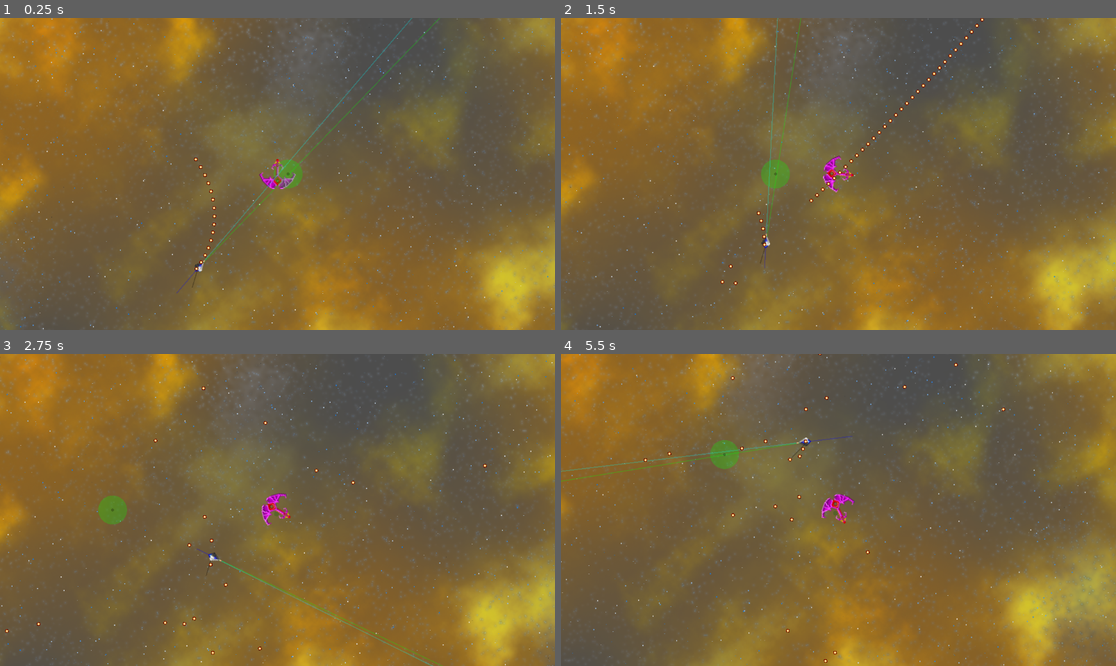
Above: before the commit, frames 1-4 (two rows, left to right).
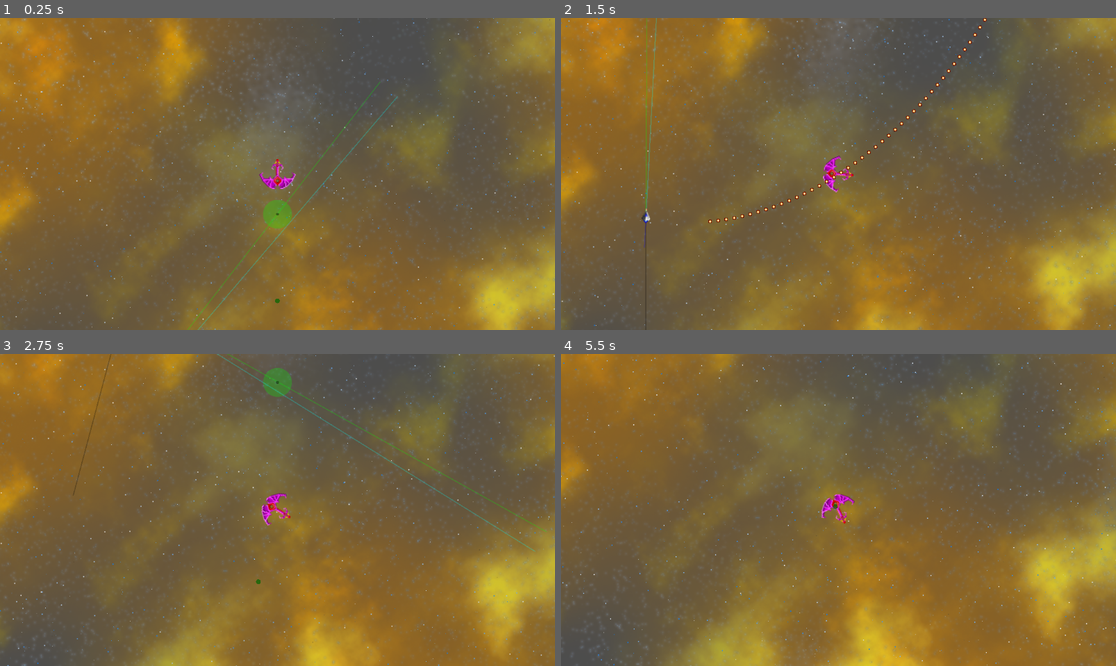
Above: after the commit, the same moments.

Repository: jorisvddonk/after-the-doctrinal-conflict
Game: Godot game, scene res://main.tscn
Two runs of this game, one before a commit and one after it. Both use one fixed random seed, a clock stepped at 60 frames per second and the inputs below.
Inputs:
- Up to frame 1 (0.25 s): no input
- Up to frame 2 (1.5 s): tap Enter at 0.5, 1.35 s; hold D 0.53-1.28 s; hold Enter 0.53-1.28 s; tap Space at 0.77 s; hold A from 1.28 s (still down)
- Up to frame 3 (2.75 s): tap Space at 1.52 s; release A at 2.03 s; hold D from 2.03 s (still down); hold Enter from 2.03 s (still down)
- Up to frame 4 (5.5 s): release D at 2.78 s; release Enter at 2.78 s; hold W 2.78-3.53 s; tap Enter at 2.85, 4.35 s; tap Space at 3.02, 3.77, 4.52 s; hold Enter 3.53-4.28 s; hold A from 3.53 s (still down); hold Enter from 5.03 s (still down)

The runs differ from the first frame. In frame 1, 9.0% of the frame differs, in the area x 0-100%, y 0-100%; in frame 2, 3.9%; in frame 3, 15%; in frame 4, 21%.

Commit message:
several improvements to ship AI; fixed the odd 'glitch' where it would occasionally flip out with target tracking completely

Diff:
--- a/src/Ship3.gd
+++ b/src/Ship3.gd
@@ -23,6 +23,8 @@
 var selfRelShootVec
 var targetRelVec
 
+var debugpoints = []
+
 func _ready():
 	pass
 
@@ -44,34 +46,32 @@
 	# Calculate the distance between the target and P1 (DPT1), and the distance between the target and P2 (DPT2).
 	# If DPT1 > DPT2, our shot is 'leading'
 	# If DPT2 > DPT1, our shot is 'trailing' (lagging)
-	# Regardless of leading of ladding, we turn towards P2.
+	# Regardless of leading of lagging, we turn towards P2.
 
-	#var selfShootVec = Vector2(0, -(velocity.length() + shootBaseSpeed)).rotated(rotation)
 	var targetPos = target.position
+	var targetRelPos = target.position - position
 	var targetVec = target.velocity
 	targetRelVec = target.velocity - velocity
-	selfShootVec = targetVec * 1 + (Vector2(0, -shootBaseSpeed).rotated(rotation))
+	selfShootVec = (Vector2(0, -shootBaseSpeed).rotated(rotation))
 	selfRelShootVec = targetRelVec * 1 + (Vector2(0, -shootBaseSpeed).rotated(rotation))
 	var is_truly_stationary = false
+	var forwards = Vector2.UP.rotated(rotation)
 
 	if targetVec.length() == 0:
 		is_truly_stationary = true
 		targetVec = Vector2.UP.normalized() * 0.1
 
-	P1 = self.intersect(position, selfShootVec, targetPos, targetVec)
+	P1 = self.intersect(position, selfShootVec * 1000, targetPos, targetVec * 1000)
 	if P1 != null:
 		intercepting = false
 		var secondsUntilShotAtP1 = (P1 - position).length() / selfShootVec.length() # we can only do this because we know P1 is on our shoot vector
 		var P2_rel = (targetRelVec * secondsUntilShotAtP1) # P2, but relative to the target ship's own center (as origin)
 		P2 = P2_rel + targetPos
-		var DPT1 = (P1 - targetPos).length()
-		var DPT2 = (P2 - targetPos).length()
 		var z = abs((P1 - P2).length())
-		if z < 300: # TODO: also shoot if the current shoot vector intersects with the target ship AND the shoot vector and this ship's rotation vector are very close to each other
+		var moveCorrection = self.turn_to(P2, 1)
+		var angleBetween = forwards.angle_to(selfShootVec)
+		if secondsUntilShotAtP1 > 0 && (z < 30): # TODO: also shoot if the current shoot vector intersects with the target ship AND the shoot vector and this ship's rotation vector are very close to each other
 			emit_signal("shoot", shootBaseSpeed, null)
-			self.turn_to(P2, 1)
-		else:
-			self.turn_to(P2, 1)
 
 	else:
 		P2 = null
@@ -83,8 +83,6 @@
 		self.turn_to(targetIntercept, 1)
 
 	if isFacingTarget && distancePID.getError() < -70:
-		#pass
-		#print("thrust")
 		self.thrust(1, delta)
 
 	position += velocity * delta
@@ -94,12 +92,12 @@
 		var turn_angle = Vector2.UP.rotated(rotation).angle_to(targetPos - self.position)
 		var turn_angle_c = clamp(turn_angle, -PI * rotationSpeed, PI * rotationSpeed) as float
 		if !is_nan(turn_angle):
-			print(turn_angle_c)
 			rotation += turn_angle_c * angle_mod
+			return turn_angle_c
 
 func intersect(pos1, vec1, pos3, vec3):
-	var pos2 = pos1 + (vec1.normalized() * 1)
-	var pos4 = pos3 + (vec3.normalized() * 1)
+	var pos2 = pos1 + vec1
+	var pos4 = pos3 + vec3
 	var x1 = pos1.x
 	var y1 = pos1.y
 	var x2 = pos2.x
@@ -120,8 +118,8 @@
 	var ua = ((x4 - x3) * (y1 - y3) - (y4 - y3) * (x1 - x3)) / denominator
 	var ub = ((x2 - x1) * (y1 - y3) - (y2 - y1) * (x1 - x3)) / denominator
 
-	#if (ua < 0 || ua > 1 || ub < 0 || ub > 1):
-	#	return null # line is outside of the line segments defined by pos1-pos2 and pos3-pos4
+	if (ua < 0): # if the point is behind pos1->pos2, ignore
+		return null
 
 	return Vector2(x1 + ua * (x2 - x1), y1 + ua * (y2 - y1))
 
@@ -135,20 +133,29 @@
 func _draw():
 	if showDebugInfo:
 		var inv = get_global_transform().inverse()
+		var forwards = Vector2.UP.rotated(rotation)
 		if selfShootVec != null:
 			draw_set_transform(Vector2.ZERO, inv.get_rotation(), Vector2.ONE) # undo global rotation
 			draw_line(Vector2.ZERO, selfShootVec, Color(0,1,0,0.25), 2.0)
 		if P1 != null:
 			draw_set_transform(inv.origin, inv.get_rotation(), Vector2.ONE) # undo global rotation and position
-			draw_circle(P1, 30, Color.YELLOW if intercepting else Color(0,1,0,0.25))
+			draw_circle(P1, 30, Color(1,1,0,0.25) if intercepting else Color(0,1,0,0.25))
 			if P2 != null:
-				draw_circle(P2, 5, Color(0, 0.4, 0, 0.25))
-				draw_circle(P1, 3, Color(0, 0, 0, 0.25))
+				draw_circle(P2, 5, Color(0, 0.4, 0, 0.7))
+				draw_circle(P1, 3, Color(0, 0, 0, 0.4))
 		if selfShootVec != null:
 			draw_set_transform(Vector2.ZERO, inv.get_rotation(), Vector2.ONE) # undo global rotation
-			draw_line(Vector2.ZERO, Vector2.UP.rotated(rotation) * 1000, Color(0, 1, 1, 0.25), 2.0)
+			draw_line(Vector2.ZERO, forwards * 1000, Color(0, 1, 1, 0.25), 2.0)
 			draw_line(Vector2.ZERO, targetRelVec, Color(0, 0, 0, 0.25), 2.0)
-			draw_line(Vector2.ZERO, Vector2.UP.rotated(rotation) * distancePID.getError(), Color(0, 0, 1, 0.25), 2.0)
+			draw_line(Vector2.ZERO, forwards * distancePID.getError(), Color(0, 0, 1, 0.25), 2.0)
+
+		draw_set_transform(Vector2.ZERO, inv.get_rotation(), Vector2.ONE) # undo global rotation
+
+		if debugpoints.size() > 0:
+			print(debugpoints)
+			for pt in debugpoints:
+				draw_circle(pt, 10, Color(1,1,1,1))
+			debugpoints.clear()
 
 func intercept(shooter: Vector2, bullet_speed: float, target: Vector2, target_velocity: Vector2):
 	var displacement = shooter - target
--- a/src/main.tscn
+++ b/src/main.tscn
@@ -8,11 +8,12 @@
 script = ExtResource("1")
 
 [node name="PlayerShip" parent="." instance=ExtResource("2")]
-position = Vector2(267, 197)
+position = Vector2(500, -300)
 scale = Vector2(2, 2)
-velocity = Vector2(150, 0)
+velocity = Vector2(0, 400)
 maxSpeed = 150
 
 [node name="Ship3" parent="." instance=ExtResource("5_6nvvg")]
 position = Vector2(100, 400)
+velocity = Vector2(0, 0)
 showDebugInfo = true
